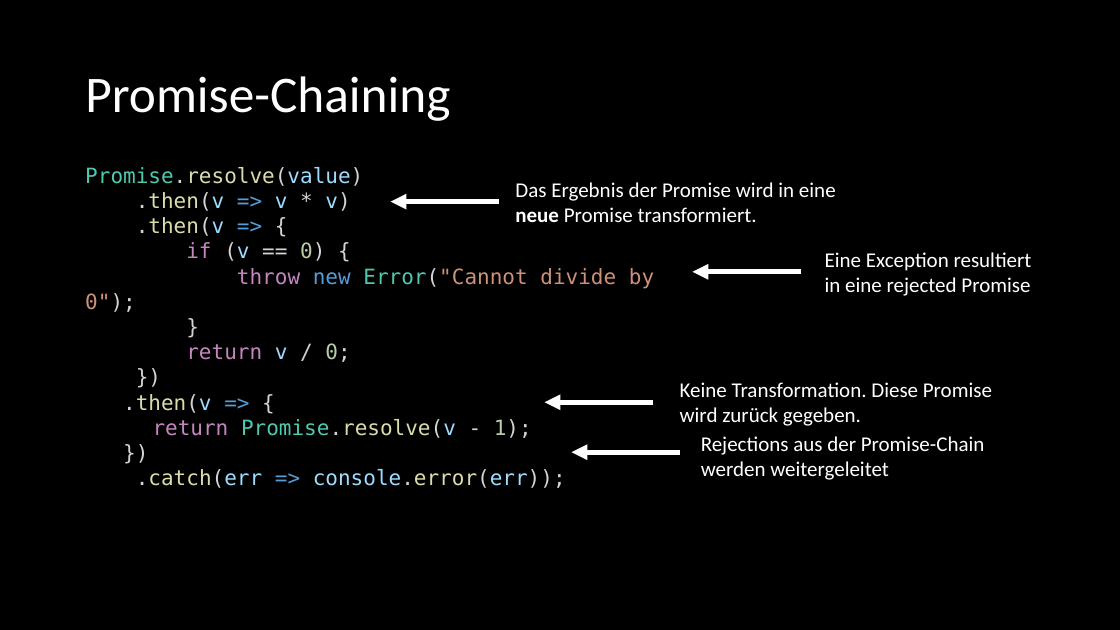
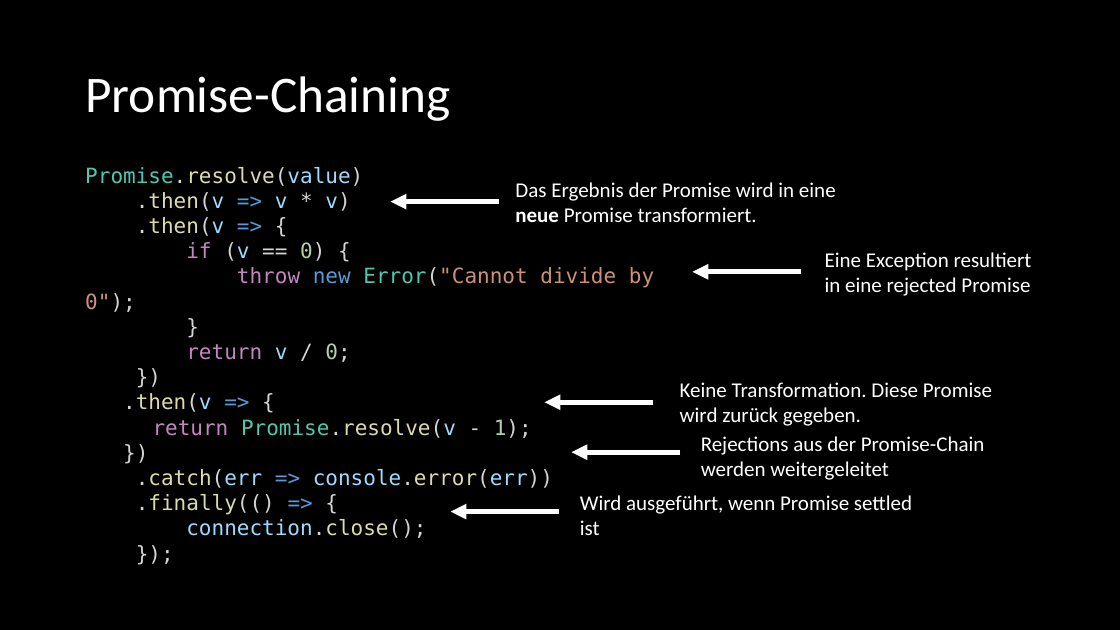
Before and after one commit to twobiers/webtech-workshop-js-async, a slide deck: slide 21 of slides/Presentation.pptx (slide 17 before the commit). Drawn at 1120x630 pixels with LibreOffice and Linux fonts; fonts in the diff are those of the drawing. Boxes give left, top, right and bottom in pixels: in the first picture for what was removed or moved away, otherwise in the second. Text is boxed around its words. In the diff, an @@ line names an element or a change of style, - is before the commit and + after.

```diff
--- a/slides/Presentation.pptx
+++ b/slides/Presentation.pptx
@@ text at box(136, 469, 553, 538): text changed @@
-.catch(err => console.error(err));
+.catch(err => console.error(err))
+.finally(() => {
+connection.close();
+});
@@ text added at box(580, 495, 912, 535), 18 pt, text #FFFFFF @@
+Wird ausgeführt, wenn Promise settled
+ist
@@ arrow added from (560, 512) to (451, 512), #FFFFFF 4.5 pt @@
```
Also in this commit, not shown: 5 other slides changed, 12 slides added, 6 other files.
